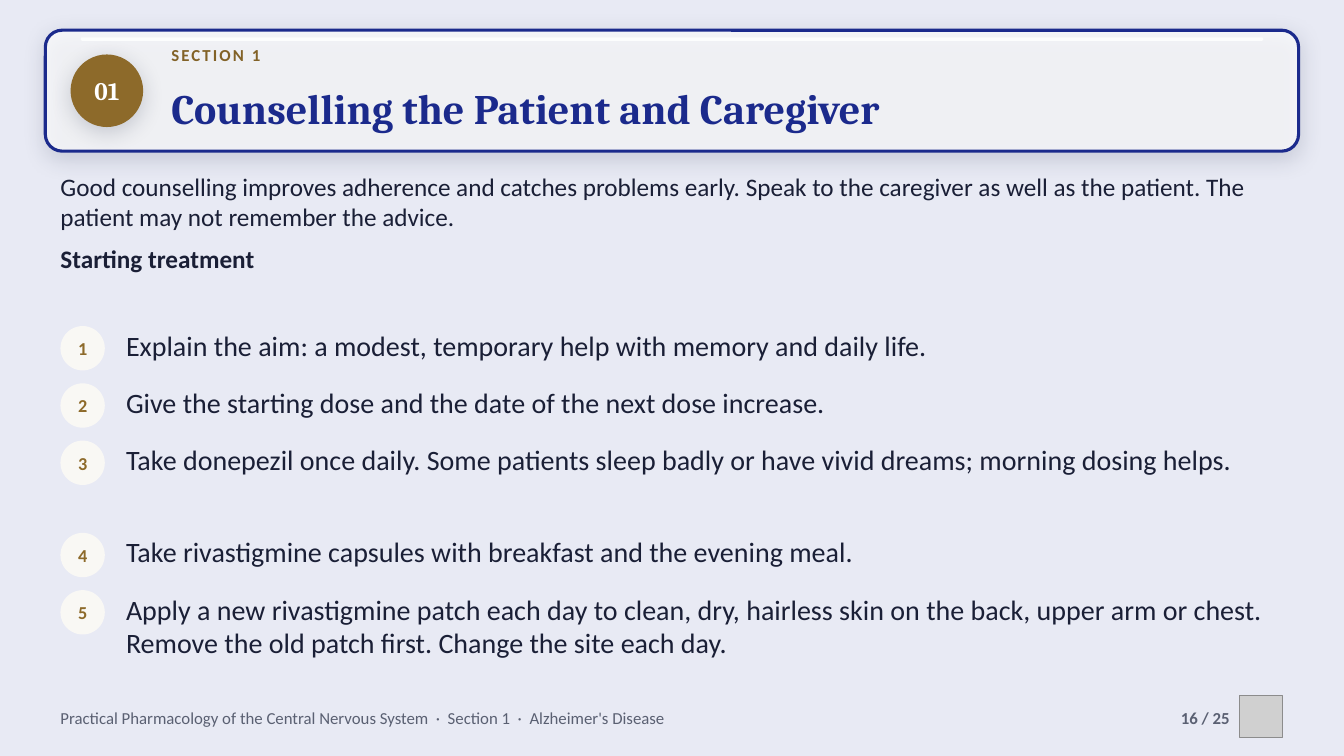
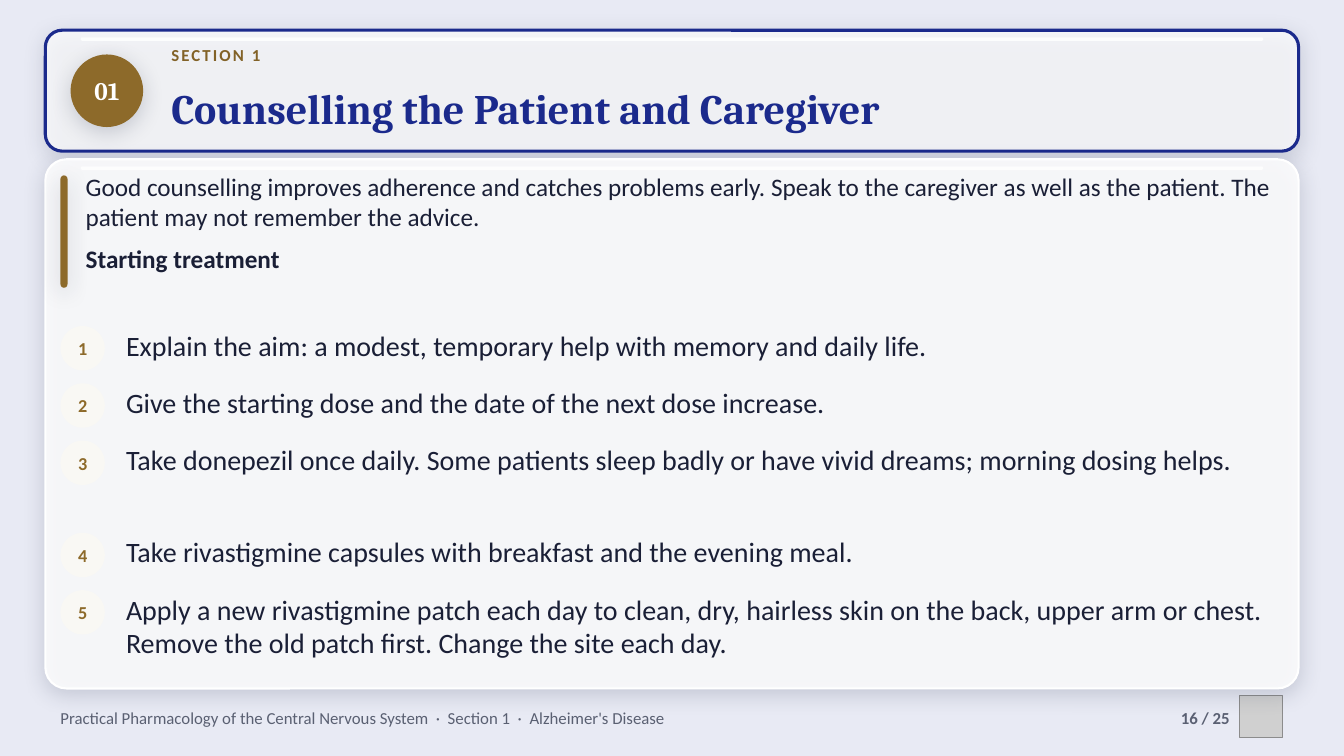
Before and after one commit to drrefaat18-ops/yasser, a slide deck: slide 16 of projects/cns-pharmacology-practical/slides/ch01-alzheimers-disease.pptx. Drawn at 1344x756 pixels with LibreOffice and Linux fonts; fonts in the diff are those of the drawing; grey boxes stand for pictures; background and template pictures are left out. Boxes give left, top, right and bottom in pixels: in the first picture for what was removed or moved away, otherwise in the second. Text is boxed around its words. In the diff, an @@ line names an element or a change of style, - is before the commit and + after.

```diff
--- a/projects/cns-pharmacology-practical/slides/ch01-alzheimers-disease.pptx
+++ b/projects/cns-pharmacology-practical/slides/ch01-alzheimers-disease.pptx
@@ rounded rectangle added at <box>45,159,1299,689</box>, fill #FFFFFF at 84% opacity, outline #FFFFFF 1.5 pt @@
@@ rounded rectangle added at <box>60,175,68,287</box>, fill #8D6A2A @@
@@ rounded rectangle added at <box>81,166,1263,170</box>, fill #FFFFFF at 85% opacity @@
@@ text "Good counselling improves adherence and ...": place and size @@
-text "Good counselling improves adherence and ..." at <box>60,178,1244,273</box>
+text "Good counselling improves adherence and ..." at <box>86,178,1269,273</box>
```
Also in this commit, not shown: 22 other slides changed, 10 other files.
